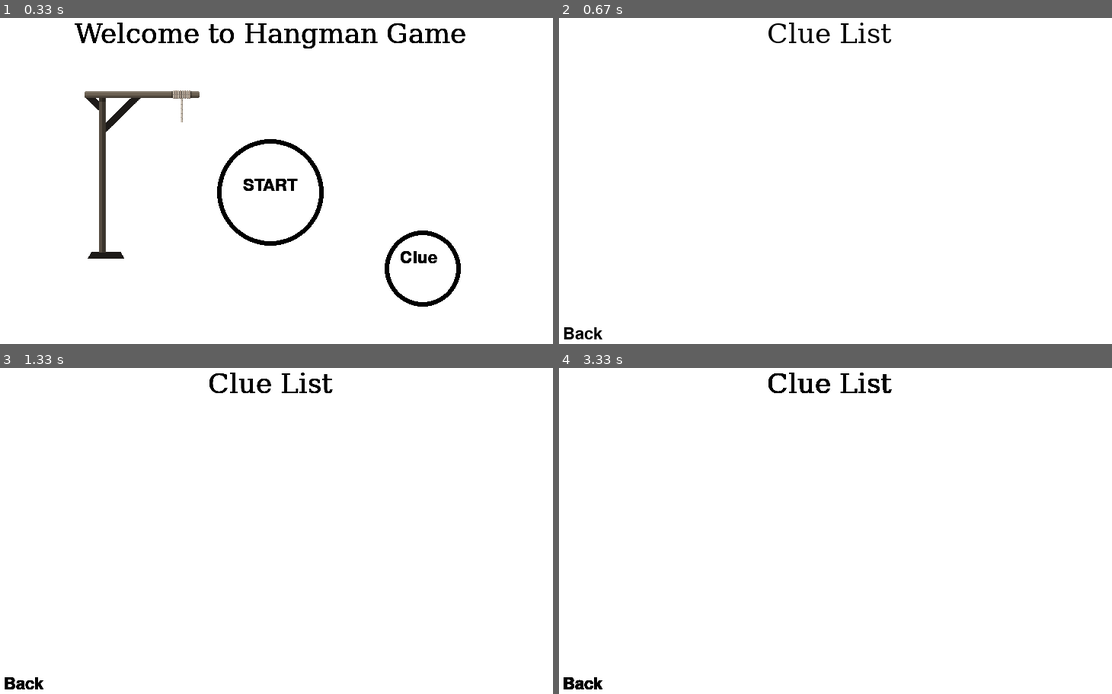
Above: before the commit, frames 1-4 (two rows, left to right).
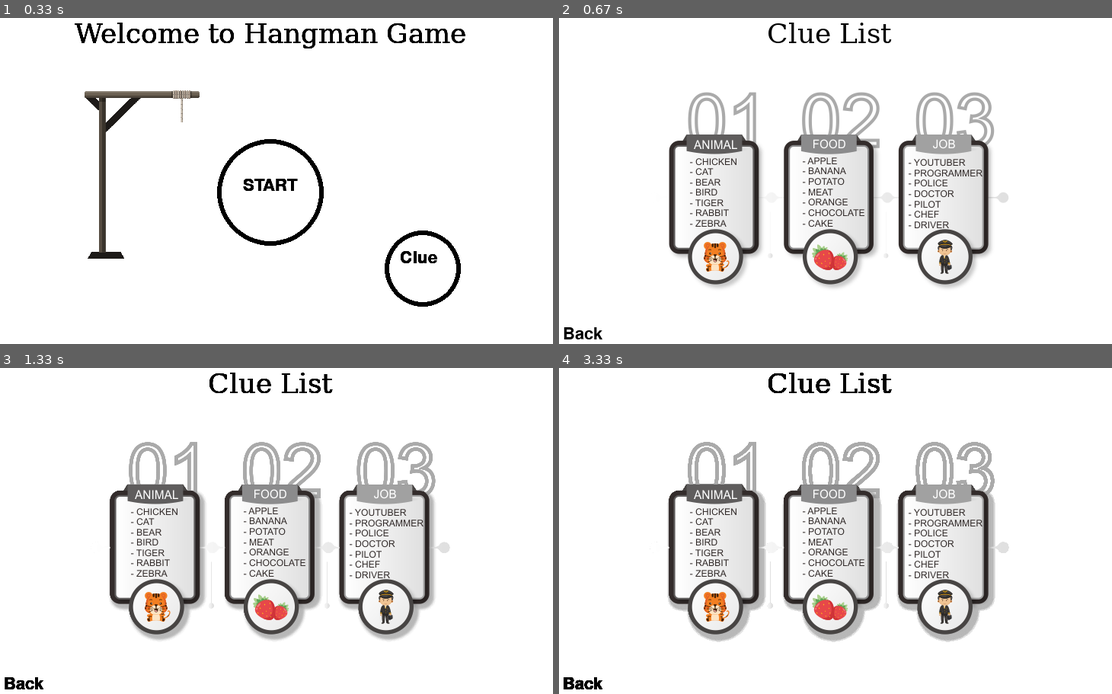
Above: after the commit, the same moments.

Repository: adislksn/Hangman
Game: pygame game, started from Hangman-code.py
The game is run twice, just before and just after one commit, with the same random seed, the same clock (stepped at 60 frames per second) and the same inputs.
Inputs (mouse positions are in pixels of both pictures, inside the frame that each line leads up to):
- Up to frame 1 (0.33 s): no input
- Up to frame 2 (0.67 s): click "Clue" at 0.38 s
- Up to frame 3 (1.33 s): click (121, 544) at 0.72 s; click (359, 410) at 1.05 s
- Up to frame 4 (3.33 s): click (841, 413) at 1.38 s; click (835, 583) at 1.72 s; click (984, 602) at 2.05 s; click (990, 508) at 2.38 s; click (1051, 511) at 2.72 s; click (1045, 615) at 3.05 s

Frame 1 is identical in both runs. In frame 2, 14% of the frame differs, in the area x 19-82%, y 22-83%; in frame 3, 15%; in frame 4, 16%, in the area x 16-82%, y 22-85%.

Commit message:
Update clue

Diff:
--- a/Hangman-code.py
+++ b/Hangman-code.py
@@ -223,6 +223,7 @@
 
 def Clue():
     display.fill(background)
+    clue_image=pygame.image.load("assets/clue.png")
     clue_check = True
     xvar=50
     yvar=425
@@ -246,6 +247,9 @@
             Back = base_font.render("Back", 1, (0,0,0))
             display.blit(Back, (xvar, yvar))
 
+            display.blit(clue_image, (100,100))
+            pygame.display.update()
+
         pygame.display.update()
 
 Intro()
